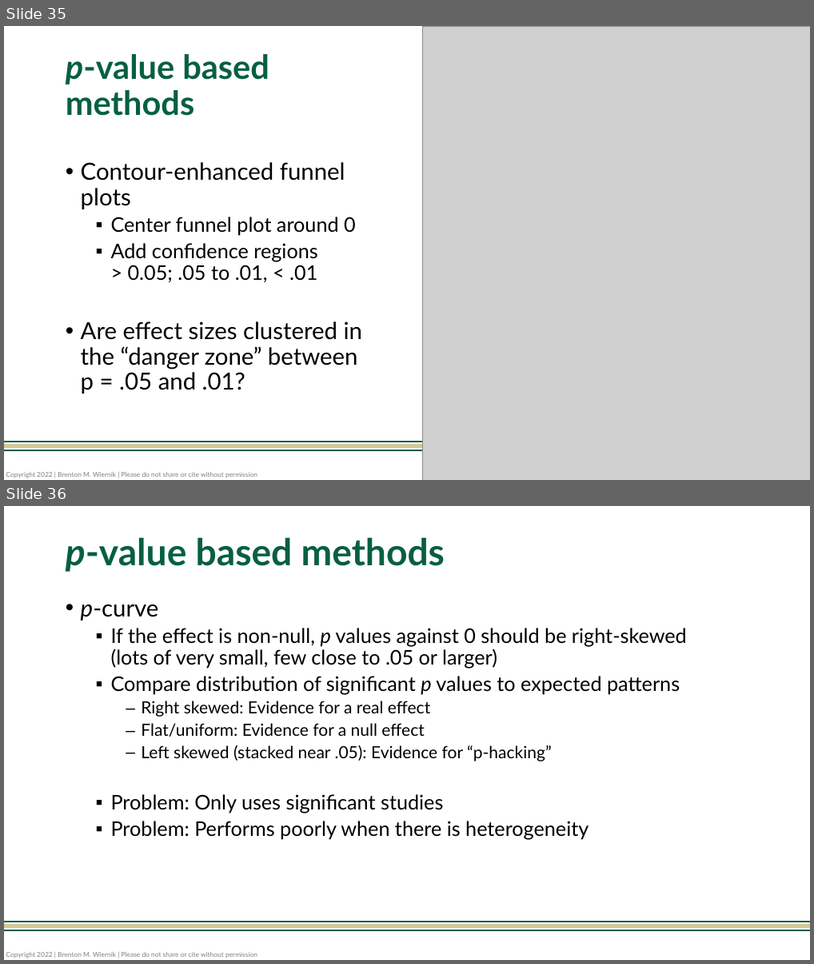
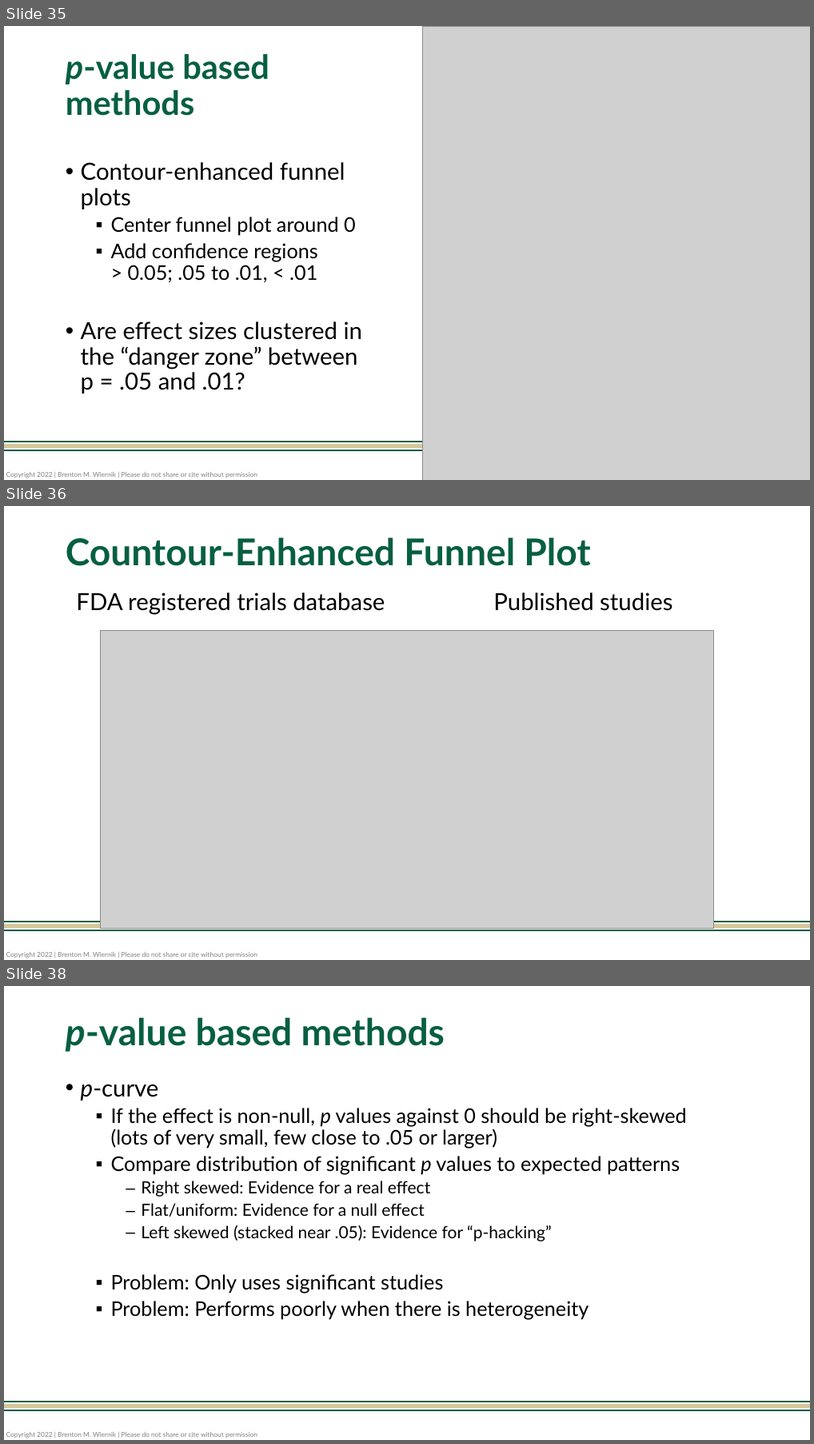
Before and after one commit to bwiernik/meta-workshop, a slide deck: slides/05_publication-bias.pptx. Shown one above the other, each under a label of ours: slides 35 and 36 before the commit, slides 35, 36 and 38 after it; the slides between them are not shown. The pictures are 814x964 and 814x1444 pixels, drawn with LibreOffice and Linux fonts; fonts in the diff are those of the drawing; grey boxes stand for pictures. Boxes give left, top, right and bottom in pixels: in the first picture for what was removed or moved away, otherwise in the second. Text is boxed around its words. In the diff, an @@ line names an element or a change of style, - is before the commit and + after.

```diff
--- a/slides/05_publication-bias.pptx
+++ b/slides/05_publication-bias.pptx
@@ slide 36 added at (4, 506, 810, 960), background #FFFFFF; not listed: 4 template elements that a slide beside it also shows @@
@@ title added at (66, 537, 590, 566), 44 pt, text #075F42, bold @@
+Countour-Enhanced Funnel Plot
@@ text added at (76, 592, 385, 615), 28 pt, text #000000 @@
+FDA registered trials database
@@ text added at (494, 592, 673, 611), 28 pt, text #000000 @@
+Published studies
@@ picture added at (100, 630, 714, 928) @@
@@ what was slide 36 is now slide 38 @@
```
Also in this commit, not shown: 1 slide changed, 1 other slide added, 4 other files.
